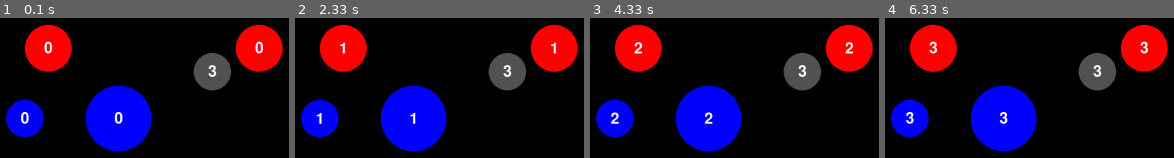
Above: before the commit, frames 1-4 (left to right).
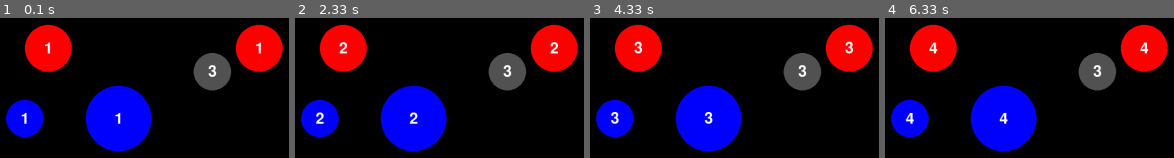
Above: after the commit, the same moments.

Repository: msa2984/teals-pygame
Game: pygame game, started from pygame/nano_wars/main.py
Two runs of this game, one before a commit and one after it. Both use one fixed random seed, a clock stepped at 60 frames per second and the inputs below.
Inputs (mouse positions are in pixels of both pictures, inside the frame that each line leads up to):
- Up to frame 1 (0.1 s): no input
- Up to frame 2 (2.33 s): click (outside the picture) at 0.38 s; click (outside the picture) at 1.72 s; click (578, 65) at 2.05 s
- Up to frame 3 (4.33 s): no input
- Up to frame 4 (6.33 s): no input

The runs differ from the first frame. In frame 1, 0.8% of the frame differs, in the area x 7-92%, y 16-76%; in frame 2, 0.7%; in frame 3, 0.7%; in frame 4, 0.7%.

Commit message:
better logic

Diff:
--- a/pygame/nano_wars/logic/gray_cell.py
+++ b/pygame/nano_wars/logic/gray_cell.py
@@ -1,5 +1,4 @@
 from models.cell import Cell
-from constants.color import BLUE
 
 def gray_cell_logic(highlighted_cells: list, line_active: bool, cell: Cell) -> bool:
     if highlighted_cells:
@@ -27,7 +26,7 @@
                 print("yo")  # This should now print if the counter goes negative
                 excess_amount = abs(cell.counter)  # Calculate the excess amount
                 cell.counter = 0  # Set gray cell counter to 0
-                cell.color = BLUE  # Change the gray cell's color to blue
+                cell.color = highlighted_cells[0].color  # Change the gray cell's color to blue
                 cell.counter += excess_amount  # Add excess amount to the new blue cell
 
                 # Print to confirm the cell color change and the new counter value
--- a/pygame/nano_wars/main.py
+++ b/pygame/nano_wars/main.py
@@ -15,11 +15,11 @@
 
 # Create a list of circles
 cells = [
-    Cell((150, 150), 50, RED),  # Red circle at (150, 150)
-    Cell((600, 150), 50, RED),  # Red circle at (600, 150)
+    Cell((150, 150), 50, RED, counter=1),  # Red circle at (150, 150)
+    Cell((600, 150), 50, RED, counter=1),  # Red circle at (600, 150)
     Cell((500, 200), 40, GRAY, counter=3),  # Green circle at (500, 200)
-    Cell((300, 300), 70, BLUE),  # Blue circle at (300, 300)
-    Cell((100, 300), 40, BLUE),  # Blue circle at (100, 300)
+    Cell((300, 300), 70, BLUE, counter=1),  # Blue circle at (300, 300)
+    Cell((100, 300), 40, BLUE, counter=1),  # Blue circle at (100, 300)
 ]
 
 line_active = False  # Variable to track if the line is currently being drawn
@@ -84,6 +84,8 @@
     # Draw all the cells (circles)
     for cell in cells:
         cell.draw(screen, current_time, cells)
+        if cell.counter == 0:
+           cell.color = GRAY
 
     pygame.display.flip()  # Update the display
     fpsClock.tick(fps)  # Control the frame rate
